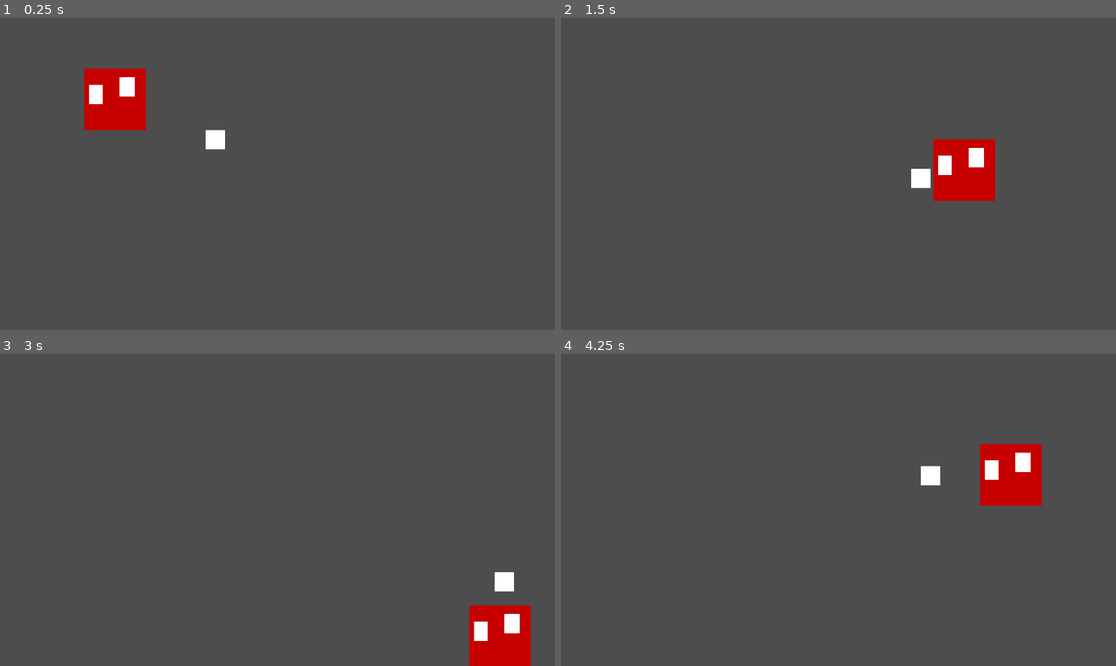
Above: before the commit, frames 1-4 (two rows, left to right).
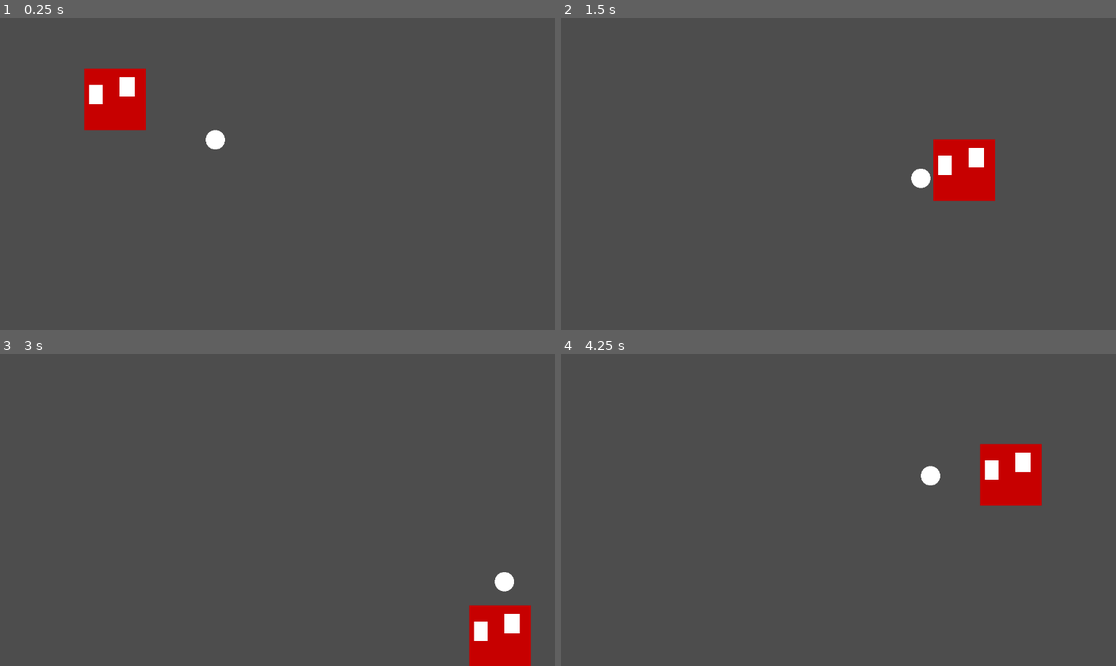
Above: after the commit, the same moments.

Repository: Garrett-Ravatt/DEEBSMoP
Game: Godot game, scene res://test-scenes/get_the_man.tscn
The game is run twice, just before and just after one commit, with the same random seed, the same clock (stepped at 60 frames per second) and the same inputs. The project has no main scene, so this scene is started directly.
Inputs:
- Up to frame 1 (0.25 s): no input
- Up to frame 2 (1.5 s): hold D (move_right) 0.53-1.28 s; hold S (move_down) from 1.28 s (still down)
- Up to frame 3 (3 s): release S (move_down) at 2.03 s; hold D (move_right) 2.03-2.78 s; hold W (move_up) from 2.78 s (still down)
- Up to frame 4 (4.25 s): release W (move_up) at 3.53 s; hold A (move_left) from 3.53 s (still down)

The runs differ from the first frame. In frame 1, less than 0.1% of the frame differs, in the area x 37-41%, y 35-43%; in frame 2, less than 0.1%, in the area x 63-67%, y 48-55%; in frame 3, less than 0.1%; in frame 4, less than 0.1%.

Commit message:
The Man is a circle now

Diff:
--- a/objects/the_man.tscn
+++ b/objects/the_man.tscn
@@ -1,6 +1,8 @@
-[gd_scene load_steps=3 format=3 uid="uid://ck2ec7r4qsdr4"]
+[gd_scene load_steps=4 format=3 uid="uid://ck2ec7r4qsdr4"]
 
 [ext_resource type="Script" path="res://objects/the_man.gd" id="1_mkixg"]
+
+[sub_resource type="SphereMesh" id="SphereMesh_qaa3g"]
 
 [sub_resource type="CircleShape2D" id="CircleShape2D_21u08"]
 radius = 20.0
@@ -9,18 +11,10 @@
 collision_mask = 0
 script = ExtResource("1_mkixg")
 
-[node name="ColorRect" type="ColorRect" parent="."]
-anchors_preset = 8
-anchor_left = 0.5
-anchor_top = 0.5
-anchor_right = 0.5
-anchor_bottom = 0.5
-offset_left = -20.0
-offset_top = -20.0
-offset_right = 20.0
-offset_bottom = 20.0
-grow_horizontal = 2
-grow_vertical = 2
+[node name="MeshInstance2D" type="MeshInstance2D" parent="."]
+position = Vector2(0, 3.8147e-06)
+scale = Vector2(40.0454, 40)
+mesh = SubResource("SphereMesh_qaa3g")
 
 [node name="CollisionShape2D" type="CollisionShape2D" parent="."]
 shape = SubResource("CircleShape2D_21u08")
